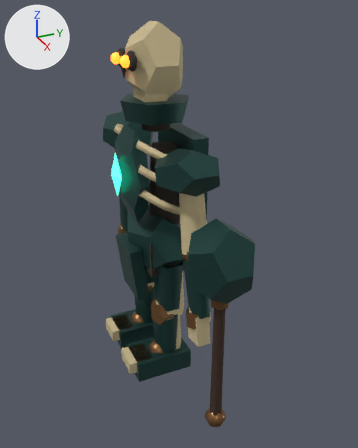
What one commit did to the glTF model game/assets/models/enemies/ossuary-guardian-v1/ossuary-guardian-lod1.glb.
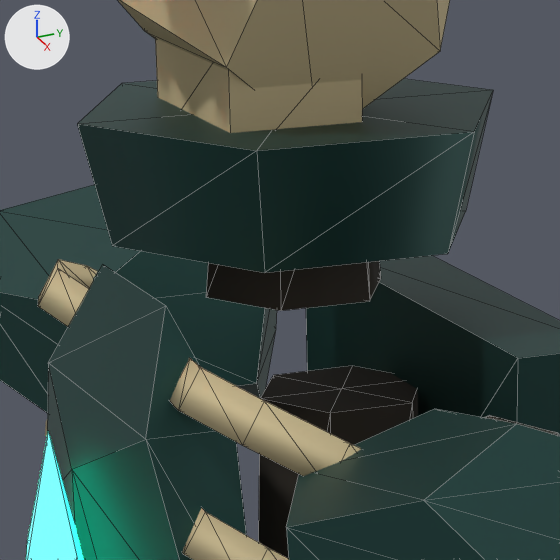
Old and new are each drawn whole from a camera (50 mm lens) standing at (2.781, -1.1, 2.353) and looking at (0.229, 0.049, 1.077) and again close up on the part from 30% to 56% of the width and 18% to 39% of the height. Every picture has the same lights, and +X, +Y and +Z are marked at upper left. The older version's two pictures come first. The close-ups show mesh edges as thin lines.

Names of what the first close-up shows: 'back_plate', 'gorget', 'left_pauldron', 'memory_rune', 'neck_column', 'rib_0_right', 'rib_1_right', 'right_pauldron', 'skull_cranium', 'skull_jaw', 'spine', 'sternum_plate' and 2 more.
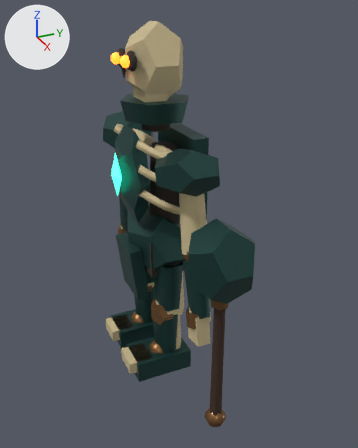
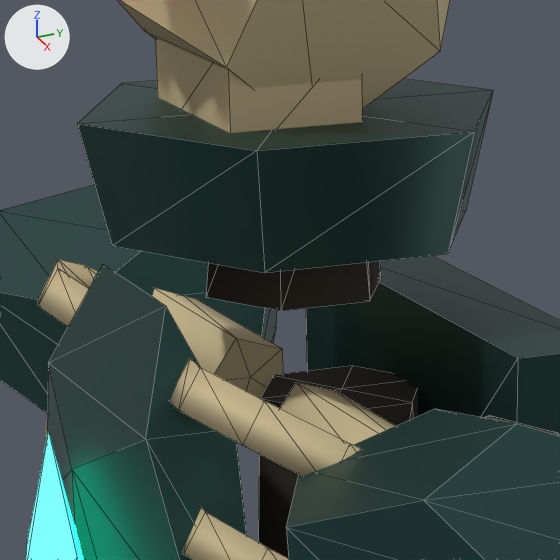
Commit message: refactor: loosen guardian arm motion

Edits to the bpy script that builds the scene:
```text
Add me_mesh_11_1:
    me_mesh_11_1.from_pydata(...)  # a 5-sided cut cone along x (radius 0.038 at the low end, 0.045 at the high end) spanning x 0.08..0.42, y -0.065..0.016, z 1.477..1.563
    me_mesh_11_1.materials.append(mat_mat_bone_aged)  # beige #c9b98f
Add me_mesh_10_1:
    me_mesh_10_1.from_pydata(...)  # a 5-sided cut cone along x (radius 0.038 at the low end, 0.045 at the high end) spanning x -0.42..-0.08, y -0.065..0.016, z 1.477..1.563
    me_mesh_10_1.materials.append(mat_mat_bone_aged)  # beige #c9b98f
Add ob_right_clavicle_bone:
    ob_right_clavicle_bone = bpy.data.objects.new('right_clavicle_bone', me_mesh_11_1)
    ob_right_clavicle_bone.location = (0.0, 0.0, 0.0)
Add ob_left_clavicle_bone:
    ob_left_clavicle_bone = bpy.data.objects.new('left_clavicle_bone', me_mesh_10_1)
    ob_left_clavicle_bone.location = (0.0, 0.0, 0.0)
```

What differs and where, as boxes (x1, y1, x2, y2) in the close-ups (560 x 560 px):
'left_clavicle_bone', added (beige): after (152, 288, 283, 398)
'right_clavicle_bone', added (beige): after (280, 382, 395, 445)
